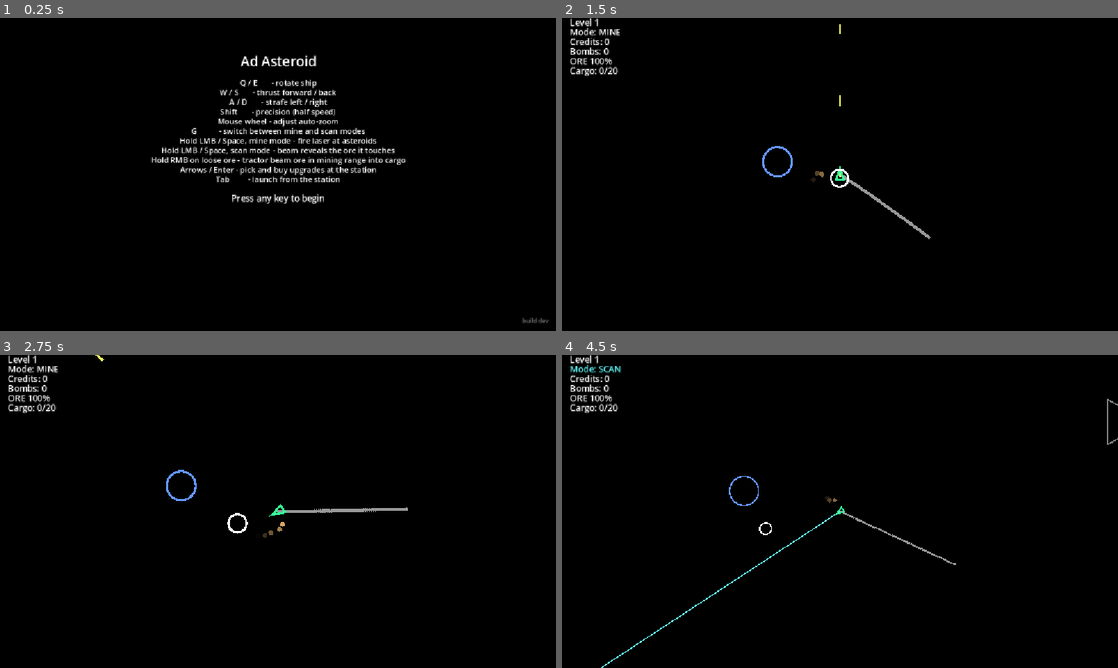
Above: before the commit, frames 1-4 (two rows, left to right).
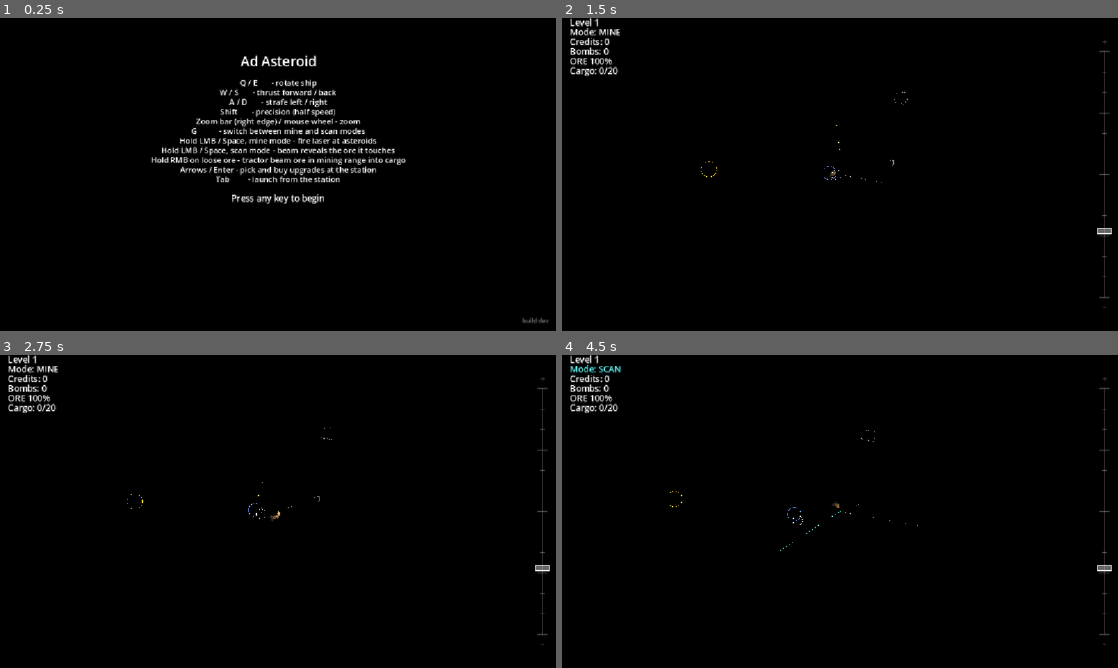
Above: after the commit, the same moments.

Repository: smdriggers/ad_asteroid_godot
Game: Godot game, scene res://main.tscn
The game is run twice, just before and just after one commit, with the same random seed, the same clock (stepped at 60 frames per second) and the same inputs.
Inputs (mouse positions are in pixels of both pictures, inside the frame that each line leads up to):
- Up to frame 1 (0.25 s): no input
- Up to frame 2 (1.5 s): tap Enter at 0.5 s; move the mouse to (962, 158) at 0.52 s; hold D 0.53-1.25 s; hold Space 0.53-1.25 s; click (962, 158) at 0.67 s; drag from (728, 190) to (812, 237) at 1.27 s
- Up to frame 3 (2.75 s): move the mouse to (333, 442) at 2.02 s; hold D from 2.03 s (still down); hold Q from 2.03 s (still down); click (333, 442) at 2.17 s; tap Space at 2.3 s
- Up to frame 4 (4.5 s): release D at 2.75 s; release Q at 2.75 s; drag from (812, 574) to (673, 464) at 2.77 s; move the mouse to (1006, 558) at 3.52 s; hold A 3.53-4.25 s; hold G 3.53-4.25 s; click (1006, 558) at 3.67 s; tap Space at 3.77, 3.8, 4.07 s; drag from (673, 464) to (756, 433) at 4.27 s

The runs differ from the first frame. In frame 1, 0.4% of the frame differs, in the area x 35-65%, y 32-35%; in frame 2, 0.7%; in frame 3, 0.8%, in the area x 17-99%, y 0-93%; in frame 4, 0.7%.

Commit message:
Replace auto-zoom with a manual zoom bar on the right edge
A graduated vertical bar (log scale, level zoom_min at the bottom to
ZOOM_MAX at the top) that the player drags with touch or the left
mouse button; the mouse wheel still nudges it. It takes input before
the touch controls so presses on it don't move the stick or fire, and
the zoom now stays where the player puts it.

Removes the proximity auto-zoom and its config.

Co-Authored-By: Claude Opus 5.5 <noreply@anthropic.com>

Diff:
--- a/config.gd
+++ b/config.gd
@@ -31,21 +31,9 @@
 const ZOOM_MAX: float = 3.0          # ported from pygame config.py
 const ZOOM_SPEED: float = 1.1        # multiplier/divisor applied per wheel notch — ported from pygame config.py
 const THRUST_ZOOM_EXPONENT: float = 1.0  # DESIGN.md §4.2: thrust *= (ZOOM_DEFAULT/zoom)^this
-const THRUST_ZOOM_CAP: float = 1.0       # zoom past this no longer weakens thrust, so close auto-zoom can still escape planet gravity
-
-# Auto-zoom (replaces pinch zoom): the camera frames the ship and the
-# surface of the nearest body (star, planet, station, asteroid). Target
-# zoom = AUTO_ZOOM_VIEW_FRACTION * (half the viewport's shorter side) /
-# (distance to that surface + AUTO_ZOOM_PADDING), clamped to
-# [level zoom_min, AUTO_ZOOM_MAX]. The mouse wheel still nudges a
-# multiplier on top of it (desktop).
-const AUTO_ZOOM_VIEW_FRACTION: float = 0.8  # share of the half-screen the gap to the nearest surface may fill
-const AUTO_ZOOM_PADDING: float = 90.0       # world px added to the gap, so touching a body doesn't zoom to infinity
-const AUTO_ZOOM_MAX: float = 2.5            # closest auto-zoom (e.g. in station range)
-const AUTO_ZOOM_DIST_SLACK: float = 100.0    # px/sec on top of ship speed that the zoom distance may grow by (gradual zoom-out when the nearest rock is destroyed)
-const AUTO_ZOOM_RATE: float = 3.0           # 1/sec; how fast the camera eases toward the target (log space)
-const ZOOM_BIAS_MIN: float = 0.25           # wheel multiplier range on top of auto-zoom
-const ZOOM_BIAS_MAX: float = 4.0
+const THRUST_ZOOM_CAP: float = 1.0       # zoom past this no longer weakens thrust, so zoomed-in play can still escape planet gravity
+# Zoom is manual: the zoom bar on the right edge (render/zoom_bar_view.gd)
+# spans [level zoom_min, ZOOM_MAX] in log scale; the wheel nudges it.
 
 # --- Solar system bodies (DESIGN.md §3.1): same scale in every level; a
 # level's STAR_MASS/STAR_GRAVITY_RADIUS/planet layout is in LEVELS below. ---
--- a/input.gd
+++ b/input.gd
@@ -37,7 +37,10 @@
 static func firing() -> bool:
 	# DESIGN.md §9, §11.1: "Left mouse or Space — The trigger." What it
 	# does (fire or scan) depends on the current mode, tracked in main.gd.
-	return Input.is_mouse_button_pressed(MOUSE_BUTTON_LEFT) or Input.is_physical_key_pressed(KEY_SPACE)
+	var mouse: bool = Input.is_mouse_button_pressed(MOUSE_BUTTON_LEFT) and not mouse_on_ui
+	return mouse or Input.is_physical_key_pressed(KEY_SPACE)
+
+static var mouse_on_ui: bool = false  # left button is dragging an on-screen control (the zoom bar), not firing
 
 static func scan_key_down() -> bool:
 	# Raw key state; main.gd edge-detects this itself to toggle mode on
--- a/main.gd
+++ b/main.gd
@@ -78,10 +78,6 @@
 var credits: int = 0
 var credits_earned: int = 0
 
-# Auto-zoom's distance input, rate-limited so it only grows about as fast
-# as the ship could fly it — when the nearest body vanishes (asteroid
-# destroyed), the camera drifts out instead of jumping. -1 = reset.
-var zoom_dist: float = -1.0
 
 var docked: bool = false
 var docked_station: OrbitBody = null  # which station the ship is docked/launching from — DESIGN.md §12.1-12.2
@@ -116,6 +112,14 @@
 	hud_view.main = self
 	game_over_view.main = self
 	$Touch/TouchControlsView.main = self
+
+	# Zoom bar: added after TouchControlsView so it gets input first and
+	# can swallow presses on the bar (see render/zoom_bar_view.gd).
+	var zoom_bar := Control.new()
+	zoom_bar.set_script(load("res://render/zoom_bar_view.gd"))
+	zoom_bar.set_anchors_preset(Control.PRESET_FULL_RECT)
+	zoom_bar.main = self
+	$Touch.add_child(zoom_bar)
 	$StationShop.visible = false
 	$GameOver.visible = false
 	puff_rng.randomize()
@@ -159,8 +163,7 @@
 
 	var cam: CameraControl = $Ship/Camera2D as CameraControl
 	cam.zoom_min = level_data.zoom_min
-	cam.auto_zoom = clamp(cam.auto_zoom, cam.zoom_min, Config.AUTO_ZOOM_MAX)
-	cam._recompute()
+	cam.set_zoom_scale(cam.zoom_scale)  # re-clamp to the new level's range
 
 	$Star/StarView.outline_color = Config.STAR_COLOR
 	$Star/StarView.camera = cam
@@ -323,14 +326,7 @@
 
 	ship.apply_turn(delta, turn_input, precision)
 
-	var cam: CameraControl = $Ship/Camera2D as CameraControl
-	var raw_dist: float = _nearest_surface_distance()
-	if zoom_dist < 0.0 or raw_dist <= zoom_dist:
-		zoom_dist = raw_dist
-	else:
-		zoom_dist = min(raw_dist, zoom_dist + (ship.velocity.length() + Config.AUTO_ZOOM_DIST_SLACK) * delta)
-	cam.step_auto(delta, zoom_dist)
-	var zoom_scale: float = cam.zoom_scale
+	var zoom_scale: float = ($Ship/Camera2D as CameraControl).zoom_scale
 	var gravity_accel: Vector2 = Gravity.acceleration(ship.position, gravity_bodies)
 	var thrust_accel: Vector2 = ship.thrust_accel_vector(local_thrust, precision, zoom_scale)
 	var prev_pos: Vector2 = ship.position
@@ -428,19 +424,6 @@
 	_check_docking()
 	_step_competitors(delta, asteroid_entries)
 	_step_ore_count(delta)
-
-func _nearest_surface_distance() -> float:
-	# Auto-zoom input: gap from the ship to the closest body's surface —
-	# star, planets, stations, and asteroids (by their bounding radius).
-	var best: float = INF
-	for b in [star] + planets + stations:
-		best = min(best, ship.position.distance_to(b.position) - b.body_radius)
-	for entry in asteroid_views:
-		var graph: AsteroidGraph = entry.view.graph
-		if graph.nodes.is_empty():
-			continue
-		best = min(best, ship.position.distance_to(entry.view.position) - graph.bounding_radius)
-	return max(best, 0.0)
 
 func _step_ore_count(delta: float) -> void:
 	# DESIGN.md §15.2: recounted every ORE_HUD_UPDATE_INTERVAL seconds
--- a/render/camera_control.gd
+++ b/render/camera_control.gd
@@ -1,16 +1,12 @@
 extends Camera2D
 class_name CameraControl
-# render/camera_control.gd — auto-zoom by proximity, plus a mouse-wheel
-# nudge on top (DESIGN.md §6).
+# render/camera_control.gd — manual zoom (DESIGN.md §6). The player sets
+# it with the zoom bar on the right edge (render/zoom_bar_view.gd); the
+# mouse wheel nudges it.
 #
 # `zoom_scale` follows DESIGN.md's own convention: bigger = more
-# magnified/zoomed in, smaller = more zoomed out (hence ZOOM_MIN being
+# magnified/zoomed in, smaller = more zoomed out (hence zoom_min being
 # the "whole system roughly in view" end).
-#
-# Auto-zoom: main.gd calls step_auto() every physics tick with the
-# distance from the ship to the nearest body's surface; the camera eases
-# (in log space, so zooming feels even at every scale) toward a zoom that
-# frames that gap. The wheel scales `zoom_bias`, multiplied on top.
 #
 # NOTE: the official Camera2D docs describe `zoom` as "bigger value shows
 # more area" (i.e. the opposite of our convention), which is why this used
@@ -26,8 +22,6 @@
 
 var zoom_scale: float = Config.ZOOM_DEFAULT
 var zoom_min: float = 0.1  # DESIGN.md §3.4: per level ("whole system roughly in view"); set from main.gd when the system is (re)built
-var auto_zoom: float = Config.ZOOM_DEFAULT  # smoothed auto-zoom, before zoom_bias
-var zoom_bias: float = 1.0                  # mouse-wheel multiplier on top of auto_zoom
 
 func _ready() -> void:
 	_apply()
@@ -35,26 +29,12 @@
 func _unhandled_input(event: InputEvent) -> void:
 	if event is InputEventMouseButton and event.pressed:
 		if event.button_index == MOUSE_BUTTON_WHEEL_UP:
-			zoom_bias = clamp(zoom_bias * Config.ZOOM_SPEED, Config.ZOOM_BIAS_MIN, Config.ZOOM_BIAS_MAX)
-			_recompute()
+			set_zoom_scale(zoom_scale * Config.ZOOM_SPEED)
 		elif event.button_index == MOUSE_BUTTON_WHEEL_DOWN:
-			zoom_bias = clamp(zoom_bias / Config.ZOOM_SPEED, Config.ZOOM_BIAS_MIN, Config.ZOOM_BIAS_MAX)
-			_recompute()
+			set_zoom_scale(zoom_scale / Config.ZOOM_SPEED)
 
-func target_zoom(surface_dist: float) -> float:
-	var view: Vector2 = get_viewport_rect().size
-	var half_min: float = min(view.x, view.y) * 0.5
-	var gap: float = max(surface_dist, 0.0) + Config.AUTO_ZOOM_PADDING
-	return clamp(Config.AUTO_ZOOM_VIEW_FRACTION * half_min / gap, zoom_min, Config.AUTO_ZOOM_MAX)
-
-func step_auto(delta: float, surface_dist: float) -> void:
-	var target: float = target_zoom(surface_dist)
-	var t: float = 1.0 - exp(-Config.AUTO_ZOOM_RATE * delta)
-	auto_zoom = exp(lerp(log(max(auto_zoom, 0.0001)), log(target), t))
-	_recompute()
-
-func _recompute() -> void:
-	zoom_scale = clamp(auto_zoom * zoom_bias, zoom_min, Config.ZOOM_MAX)
+func set_zoom_scale(z: float) -> void:
+	zoom_scale = clamp(z, zoom_min, Config.ZOOM_MAX)
 	_apply()
 
 func _apply() -> void:
--- a/render/instructions_view.gd
+++ b/render/instructions_view.gd
@@ -8,7 +8,7 @@
 	"W / S       - thrust forward / back",
 	"A / D       - strafe left / right",
 	"Shift       - precision (half speed)",
-	"Mouse wheel - adjust auto-zoom",
+	"Zoom bar (right edge) / mouse wheel - zoom",
 	"G           - switch between mine and scan modes",
 	"Hold LMB / Space, mine mode - fire laser at asteroids",
 	"Hold LMB / Space, scan mode - beam reveals the ore it touches",
@@ -20,6 +20,7 @@
 const TOUCH_LINES: Array[String] = [
 	"Left stick  - point the ship; push further to thrust",
 	"            (small push = aim only, medium = half thrust)",
+	"Right edge  - slide the zoom bar to zoom in / out",
 	"BLAST       - fire laser at asteroids",
 	"BOMB        - drop a bomb (buy them at the station)",
 	"SCAN        - hold to reveal the ore the beam touches",
--- a/render/touch_controls_view.gd
+++ b/render/touch_controls_view.gd
@@ -1,7 +1,7 @@
 extends Control
 # render/touch_controls_view.gd — on-screen controls for phones/tablets:
 # a floating joystick on the left half, three arcade buttons on the right
-# (BLAST, BOMB, SCAN). Zoom is automatic (render/camera_control.gd). Writes its state into
+# (BLAST, BOMB, SCAN). Zoom has its own bar (render/zoom_bar_view.gd). Writes its state into
 # PlayerInput's static touch_* vars every event; main.gd reads them there.
 # Only shown in flight on a touch device; desktop play is untouched.
 
--- /dev/null
+++ b/render/zoom_bar_view.gd
@@ -0,0 +1,120 @@
+extends Control
+# render/zoom_bar_view.gd — the manual zoom control: a graduated vertical
+# bar down the right edge of the screen. Top = zoomed in (ZOOM_MAX),
+# bottom = zoomed out (the level's zoom_min), spaced in log scale so each
+# tick is the same zoom ratio. Press anywhere on it (touch or left mouse)
+# and drag to set the zoom. The mouse wheel still nudges it
+# (render/camera_control.gd). Shown in flight only.
+#
+# Sits in the Touch canvas layer after TouchControlsView, so it receives
+# input first and swallows presses on the bar before the joystick, the
+# buttons or the tractor beam see them.
+
+const MARGIN_RIGHT: float = 28.0   # bar's center line, from the right edge
+const MARGIN_Y: float = 70.0       # gap above and below the bar
+const HIT_HALF_WIDTH: float = 22.0 # px either side of the line that still grabs the bar
+const TICKS: int = 13              # graduations, top to bottom
+const KNOB_HALF: Vector2 = Vector2(14.0, 5.0)
+
+var main: Node2D = null
+var finger: int = -1        # touch index dragging the bar, or -1
+var mouse_drag: bool = false
+
+func _ready() -> void:
+	mouse_filter = Control.MOUSE_FILTER_IGNORE
+
+func _cam() -> CameraControl:
+	return main.get_node("Ship/Camera2D") as CameraControl
+
+func _in_flight() -> bool:
+	return main != null and not main.showing_instructions and not main.game_over and not main.docked
+
+func _process(_delta: float) -> void:
+	visible = _in_flight()
+	if not visible:
+		finger = -1
+		_set_mouse_drag(false)
+	else:
+		queue_redraw()
+
+func _top() -> float:
+	return MARGIN_Y
+
+func _bottom() -> float:
+	return size.y - MARGIN_Y
+
+func _x() -> float:
+	return size.x - MARGIN_RIGHT
+
+func _hit(pos: Vector2) -> bool:
+	return absf(pos.x - _x()) <= HIT_HALF_WIDTH and pos.y >= _top() - HIT_HALF_WIDTH and pos.y <= _bottom() + HIT_HALF_WIDTH
+
+func _t_for_zoom(z: float) -> float:
+	# 0 at the bottom (zoom_min), 1 at the top (ZOOM_MAX), log scale.
+	var cam: CameraControl = _cam()
+	var lo: float = log(cam.zoom_min)
+	var hi: float = log(Config.ZOOM_MAX)
+	return clampf((log(z) - lo) / (hi - lo), 0.0, 1.0)
+
+func _y_for_t(t: float) -> float:
+	return lerpf(_bottom(), _top(), t)
+
+func _set_from_y(y: float) -> void:
+	var cam: CameraControl = _cam()
+	var t: float = clampf((_bottom() - y) / (_bottom() - _top()), 0.0, 1.0)
+	cam.set_zoom_scale(exp(lerpf(log(cam.zoom_min), log(Config.ZOOM_MAX), t)))
+
+func _set_mouse_drag(on: bool) -> void:
+	mouse_drag = on
+	PlayerInput.mouse_on_ui = on  # so the held left button doesn't also fire the laser
+
+func _input(event: InputEvent) -> void:
+	if not _in_flight():
+		return
+	if event is InputEventScreenTouch:
+		if event.pressed and finger == -1 and _hit(event.position):
+			finger = event.index
+			_set_from_y(event.position.y)
+			get_viewport().set_input_as_handled()
+		elif not event.pressed and event.index == finger:
+			finger = -1
+			get_viewport().set_input_as_handled()
+	elif event is InputEventScreenDrag and event.index == finger:
+		_set_from_y(event.position.y)
+		get_viewport().set_input_as_handled()
+	elif event is InputEventMouseButton and event.button_index == MOUSE_BUTTON_LEFT:
+		if event.pressed and _hit(event.position):
+			_set_mouse_drag(true)
+			_set_from_y(event.position.y)
+			get_viewport().set_input_as_handled()
+		elif not event.pressed and mouse_drag:
+			_set_mouse_drag(false)
+			get_viewport().set_input_as_handled()
+	elif event is InputEventMouseMotion and mouse_drag:
+		_set_from_y(event.position.y)
+		get_viewport().set_input_as_handled()
+
+func _draw() -> void:
+	var x: float = _x()
+	var active: bool = finger != -1 or mouse_drag
+	var line_col := Color(1, 1, 1, 0.45 if active else 0.25)
+
+	draw_line(Vector2(x, _top()), Vector2(x, _bottom()), line_col, 2.0, true)
+	for i in range(TICKS):
+		var y: float = lerpf(_top(), _bottom(), float(i) / float(TICKS - 1))
+		var major: bool = i % 3 == 0
+		var half: float = 10.0 if major else 5.0
+		draw_line(Vector2(x - half, y), Vector2(x + half, y), line_col, 2.0 if major else 1.0, true)
+
+	# + / - labels at the ends.
+	var font: Font = ThemeDB.fallback_font
+	var fs: int = 18
+	for pair in [["+", _top() - 14.0], ["-", _bottom() + 26.0]]:
+		var tw: float = font.get_string_size(pair[0], HORIZONTAL_ALIGNMENT_LEFT, -1, fs).x
+		draw_string(font, Vector2(x - tw / 2.0, pair[1]), pair[0], HORIZONTAL_ALIGNMENT_LEFT, -1, fs, line_col)
+
+	# Knob at the current zoom.
+	var ky: float = _y_for_t(_t_for_zoom(_cam().zoom_scale))
+	var rect := Rect2(Vector2(x, ky) - KNOB_HALF, KNOB_HALF * 2.0)
+	draw_rect(rect, Color(1, 1, 1, 0.6 if active else 0.4))
+	draw_rect(rect, Color(1, 1, 1, 0.9), false, 1.5)
